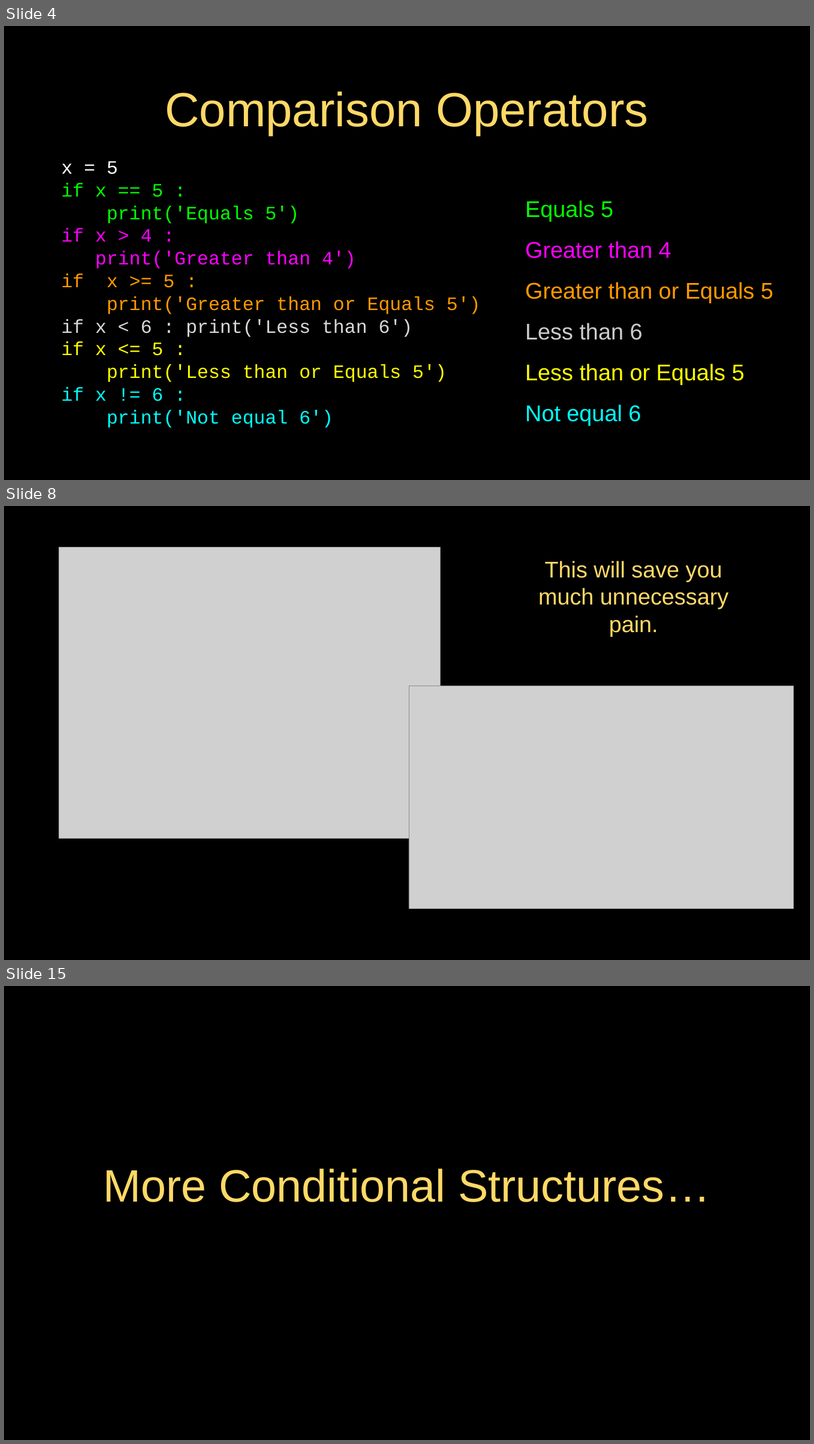
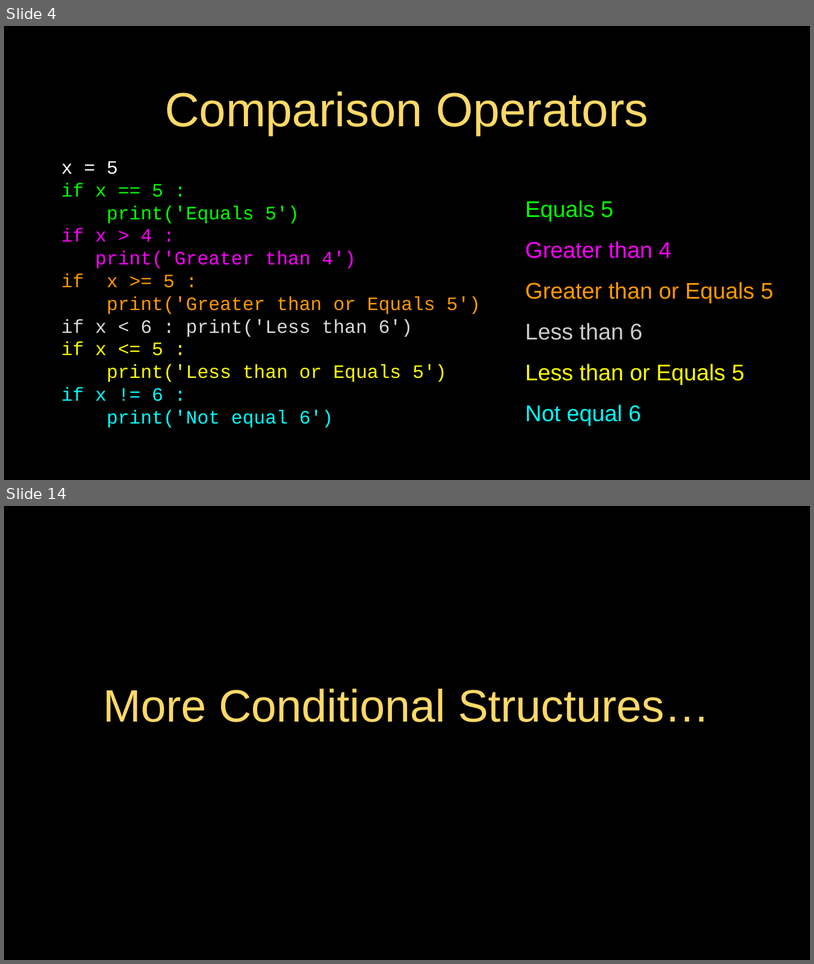
Before and after one commit to motazsaad/wdmm1402-2019, a slide deck: ppt/pythonlearn-03-conditional.pptx. Shown one above the other, each under a label of ours: slides 4, 8 and 15 before the commit, slides 4 and 14 after it; the slides between them are not shown. The pictures are 814x1444 and 814x964 pixels, drawn with LibreOffice and Linux fonts; fonts in the diff are those of the drawing; grey boxes stand for pictures. Boxes give left, top, right and bottom in pixels: in the first picture for what was removed or moved away, otherwise in the second. Text is boxed around its words. In the diff, an @@ line names an element or a change of style, - is before the commit and + after.

```diff
--- a/ppt/pythonlearn-03-conditional.pptx
+++ b/ppt/pythonlearn-03-conditional.pptx
@@ slide 8 removed at [4, 506, 810, 960], background #000000; not listed: 1 template element that a slide beside it also shows @@
@@ picture removed at [59, 547, 440, 838] @@
@@ text removed at [539, 561, 729, 636] @@
-This will save you much unnecessary pain.
@@ picture removed at [99, 596, 162, 659] @@
@@ picture removed at [409, 685, 794, 908] @@
@@ picture removed at [599, 829, 662, 892] @@
@@ what was slide 15 is now slide 14 @@
```
Also in this commit, not shown: 20 slides changed, 11 other files.
